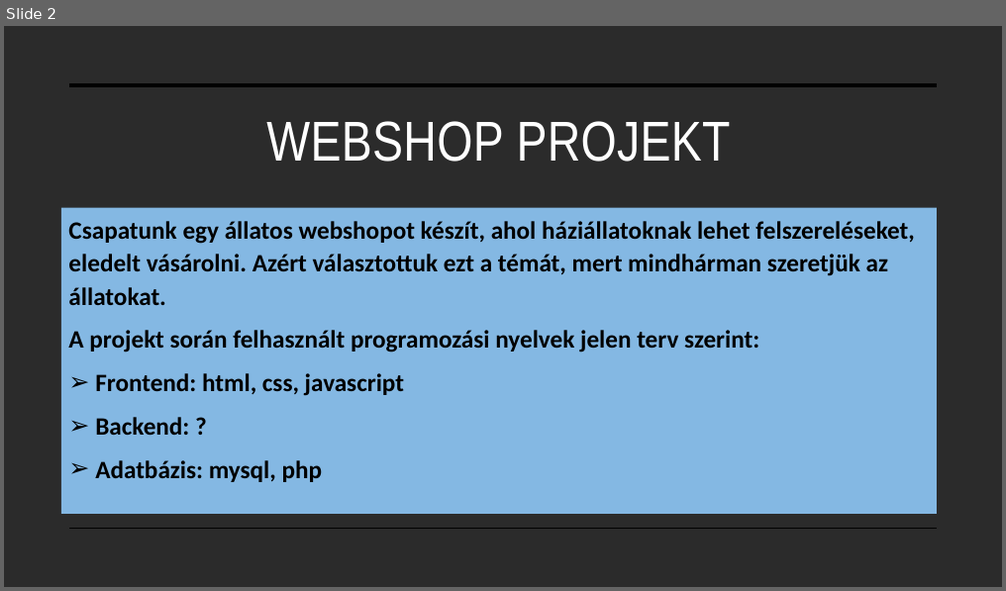
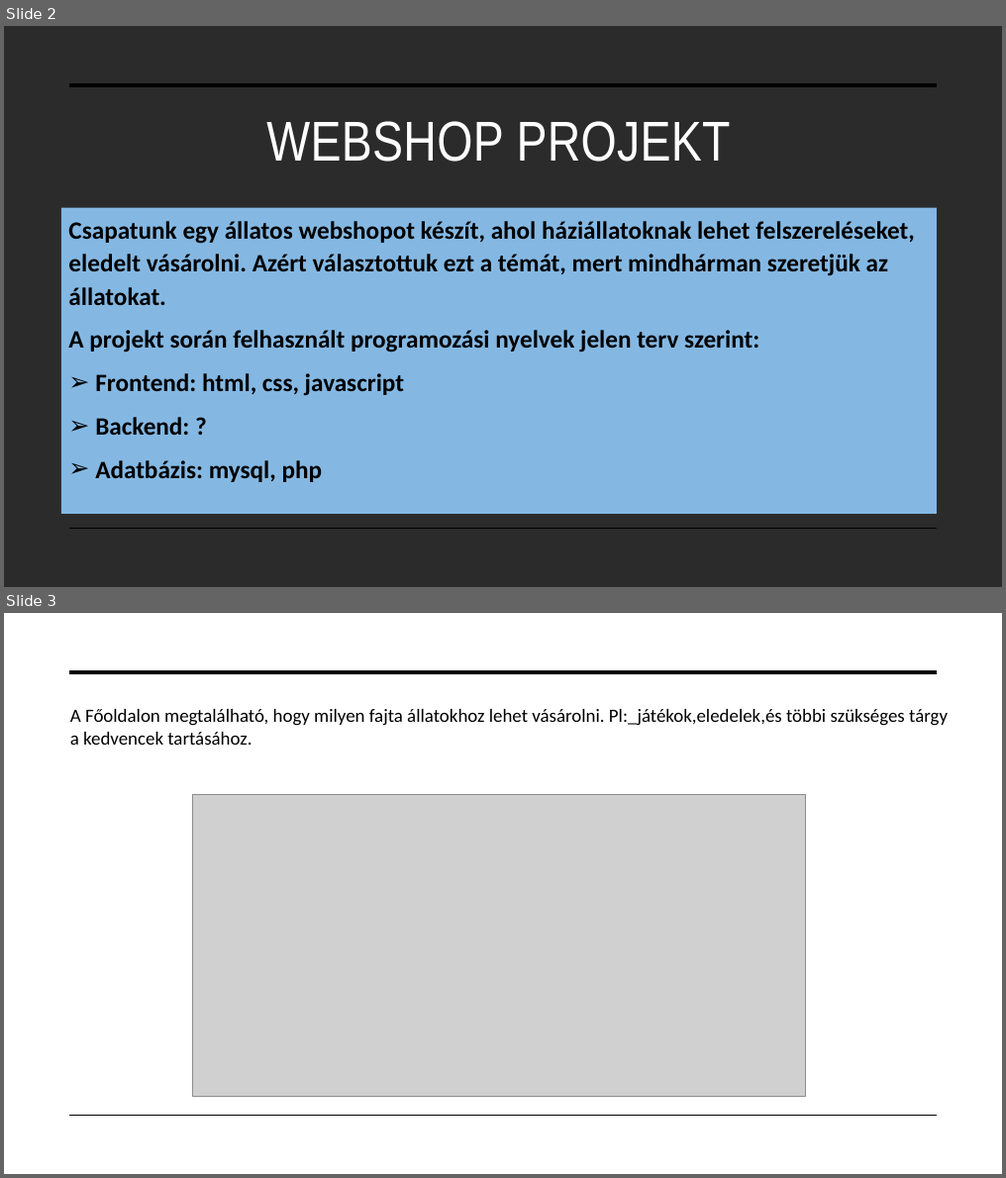
Before and after one commit to peterffydominika/13A_Projekt_webshop, a slide deck: Projektmunka.pptx. Shown one above the other, each under a label of ours: slide 2 before the commit, slides 2 and 3 after it. The pictures are 1006x591 and 1006x1178 pixels, drawn with LibreOffice and Linux fonts; fonts in the diff are those of the drawing; grey boxes stand for pictures; background and template pictures are left out; a plain dark background stands for a picture behind light text. Boxes give left, top, right and bottom in pixels: in the first picture for what was removed or moved away, otherwise in the second. Text is boxed around its words. In the diff, an @@ line names an element or a change of style, - is before the commit and + after.

```diff
--- a/Projektmunka.pptx
+++ b/Projektmunka.pptx
@@ slide 3 added at (4,613,1002,1174), background picture (left out); not listed: 2 template elements that a slide beside it also shows @@
@@ text added at (70,709,947,745), 18 pt, text #000000 @@
+A Főoldalon megtalálható, hogy milyen fajta állatokhoz lehet vásárolni. Pl:_játékok,eledelek,és többi szükséges tárgy a kedvencek tartásához.
@@ picture added at (193,795,805,1096) @@
```
Also in this commit, not shown: 4 other slides added, 1 slide removed.
